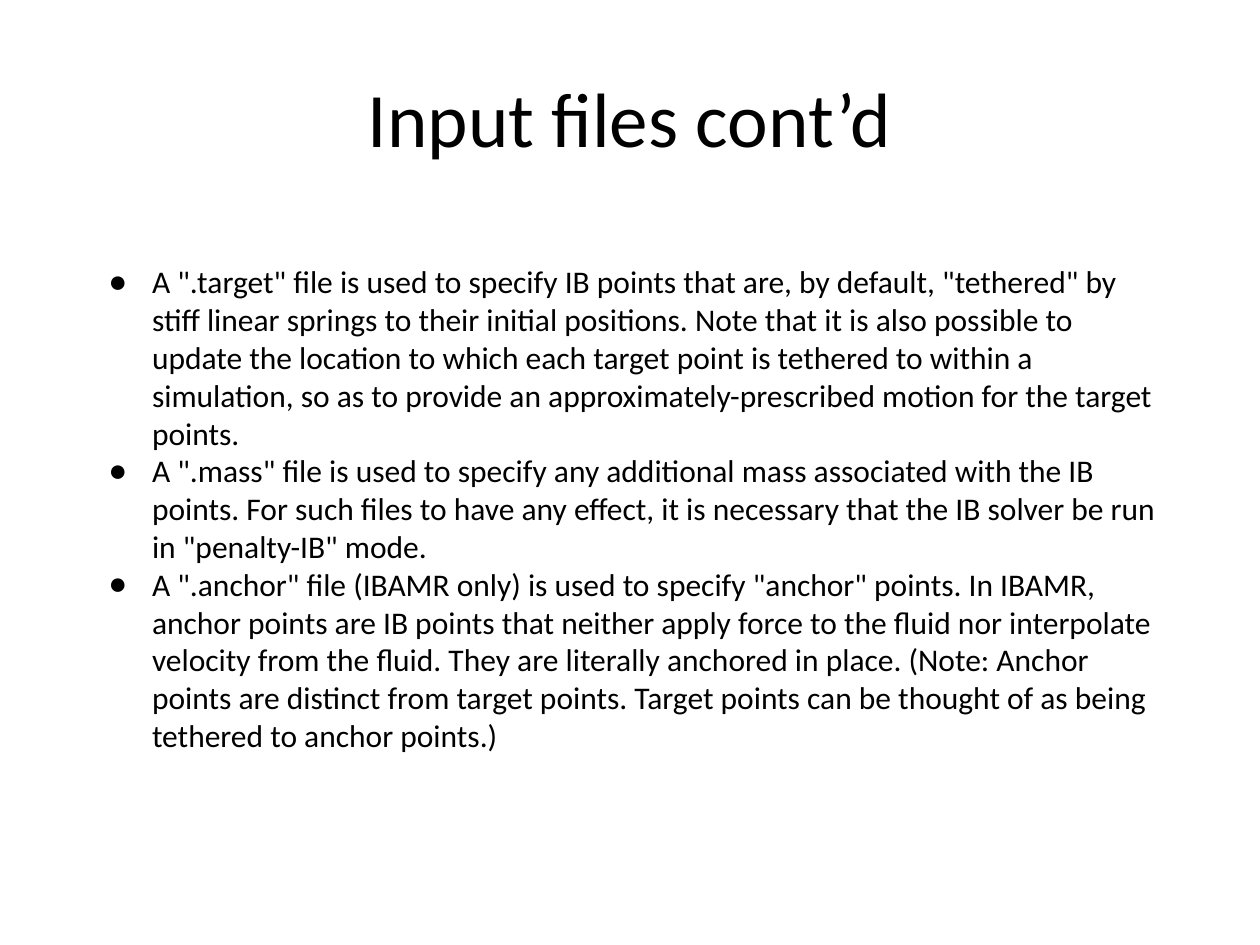
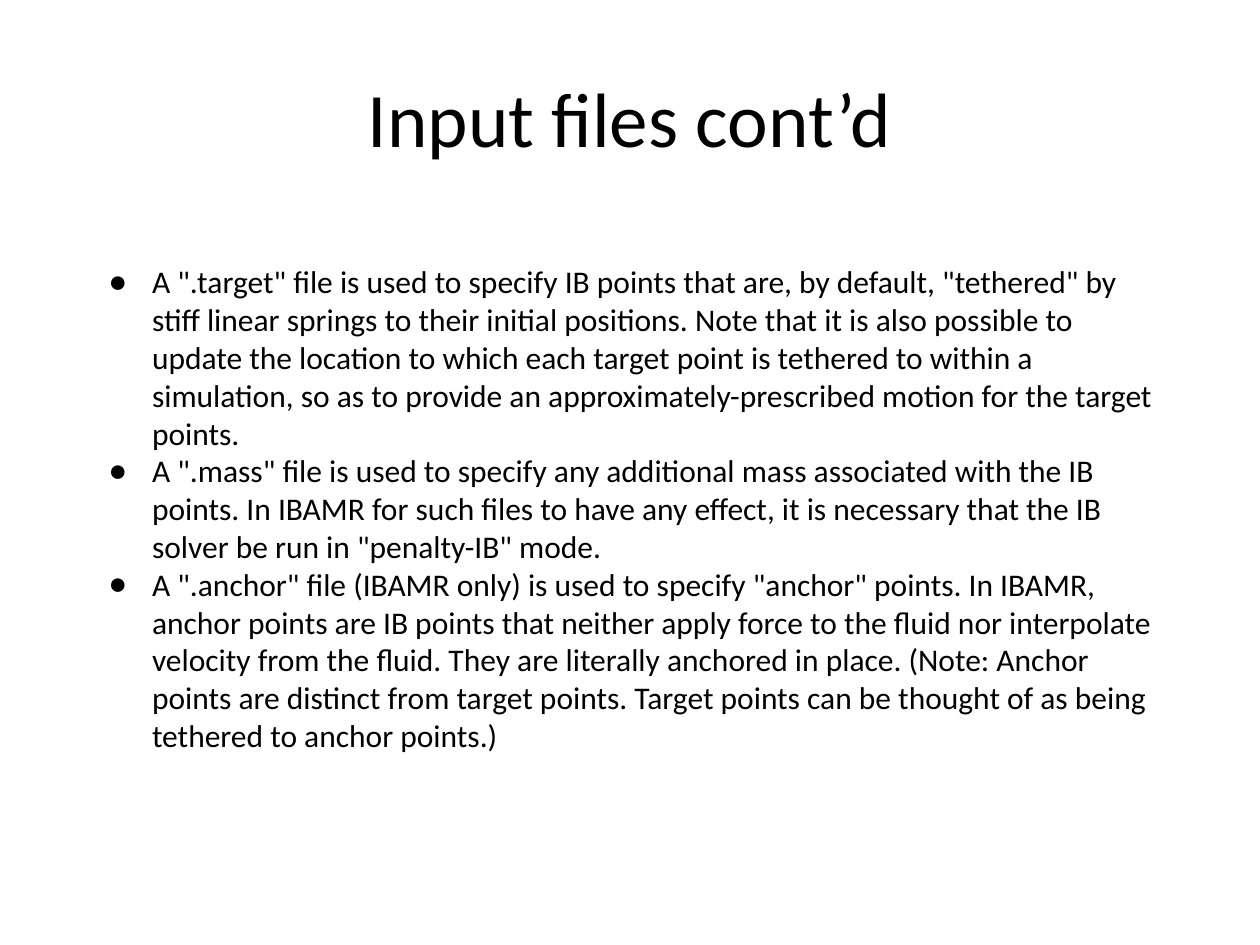
Before and after one commit to fairyflies9/IBAMR-Tutorials, a slide deck: slide 3 of UA Tutorials/Lecture2-InputFiles-Ib2d-IBAMR.pptx. Drawn at 1260x945 pixels with LibreOffice and Linux fonts; fonts in the diff are those of the drawing. Boxes give left, top, right and bottom in pixels: in the first picture for what was removed or moved away, otherwise in the second. Text is boxed around its words. In the diff, an @@ line names an element or a change of style, - is before the commit and + after.

```diff
--- a/UA Tutorials/Lecture2-InputFiles-Ib2d-IBAMR.pptx
+++ b/UA Tutorials/Lecture2-InputFiles-Ib2d-IBAMR.pptx
@@ text at bbox=[152, 460, 1101, 563]: text changed @@
-● A ".mass" file is used to specify any additional mass associated with the IB points. For such files to have any effect, it is necessary that the IB solver be run in "penalty-IB" mode.
+● A ".mass" file is used to specify any additional mass associated with the IB points. In IBAMR for such files to have any effect, it is necessary that the IB solver be run in "penalty-IB" mode.
```
Also in this commit, not shown: 3 other slides changed.
